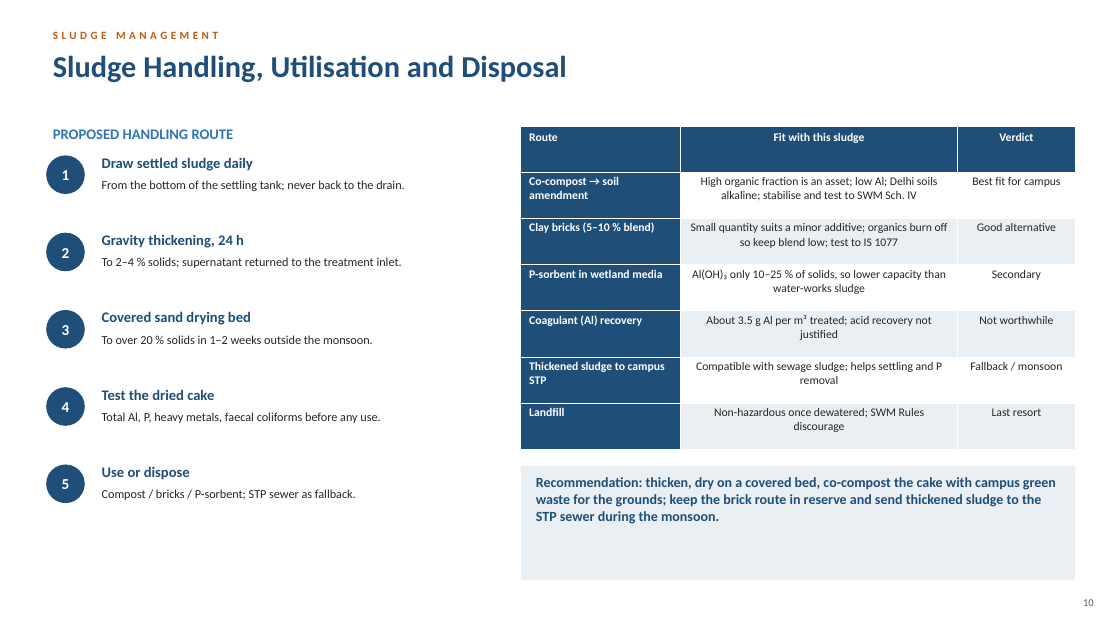
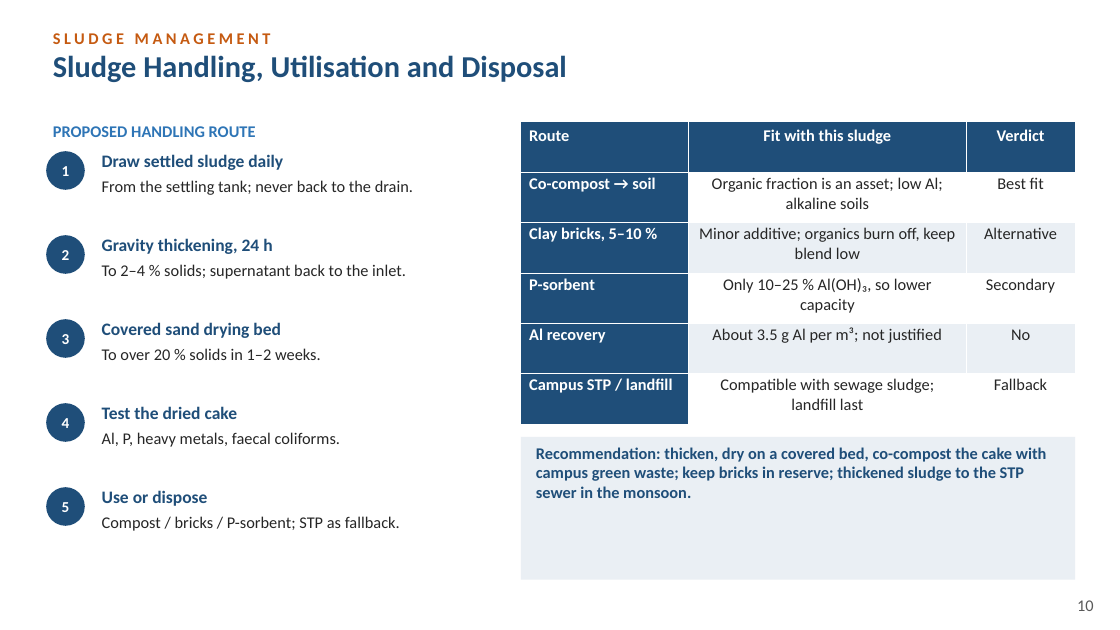
Before and after one commit to vinilverma27-hub/Clinch.ai, a slide deck: slide 10 of docs/btp-report/BTP_Final_Presentation_Kanishka_Saraf_2023CE11023.pptx. Drawn at 1120x630 pixels with LibreOffice and Linux fonts; fonts in the diff are those of the drawing. Boxes give left, top, right and bottom in pixels: in the first picture for what was removed or moved away, otherwise in the second. Text is boxed around its words. In the diff, an @@ line names an element or a change of style, - is before the commit and + after.

```diff
--- a/docs/btp-report/BTP_Final_Presentation_Kanishka_Saraf_2023CE11023.pptx
+++ b/docs/btp-report/BTP_Final_Presentation_Kanishka_Saraf_2023CE11023.pptx
@@ text "SLUDGE MANAGEMENT" at <box>53,33,271,44</box>: size 9.5 to 14 pt @@
@@ text "PROPOSED HANDLING ROUTE" at <box>53,126,256,137</box>: size 12.5 to 14 pt @@
@@ table at <box>521,122,1075,424</box> @@
-row 2: Co-compost → soil amendment | High organic fraction is an asset; low Al; Delhi soils alkaline; stabilise and test to SWM Sch. IV | Best fit for campus
-row 3: Clay bricks (5–10 % blend) | Small quantity suits a minor additive; organics burn off so keep blend low; test to IS 1077 | Good alternative
-row 4: P-sorbent in wetland media | Al(OH)₃ only 10–25 % of solids, so lower capacity than water-works sludge | Secondary
-row 5: Coagulant (Al) recovery | About 3.5 g Al per m³ treated; acid recovery not justified | Not worthwhile
-row 6: Thickened sludge to campus STP | Compatible with sewage sludge; helps settling and P removal | Fallback / monsoon
-row 7: Landfill | Non-hazardous once dewatered; SWM Rules discourage | Last resort
+row 2: Co-compost → soil | Organic fraction is an asset; low Al; alkaline soils | Best fit
+row 3: Clay bricks, 5–10 % | Minor additive; organics burn off, keep blend low | Alternative
+row 4: P-sorbent | Only 10–25 % Al(OH)₃, so lower capacity | Secondary
+row 5: Al recovery | About 3.5 g Al per m³; not justified | No
+row 6: Campus STP / landfill | Compatible with sewage sludge; landfill last | Fallback
@@ table: place and size @@
-table at <box>521,126,1075,450</box>
+table at <box>521,122,1075,424</box>
@@ ellipse "1": place and size @@
-ellipse "1" at <box>46,155,85,194</box>
+ellipse "1" at <box>46,151,85,190</box>
@@ text at <box>102,180,413,195</box>: text changed; size 10.5 to 14 pt @@
-From the bottom of the settling tank; never back to the drain.
+From the settling tank; never back to the drain.
@@ text at <box>102,264,406,279</box>: text changed; size 10.5 to 14 pt @@
-To 2–4 % solids; supernatant returned to the treatment inlet.
+To 2–4 % solids; supernatant back to the inlet.
@@ ellipse "3": place and size @@
-ellipse "3" at <box>46,310,85,349</box>
+ellipse "3" at <box>46,319,85,358</box>
@@ text "Covered sand drying bed": place and size @@
-text "Covered sand drying bed" at <box>102,311,251,325</box>
+text "Covered sand drying bed" at <box>102,322,281,338</box>
@@ text at <box>102,348,321,360</box>: text changed; size 10.5 to 14 pt @@
-To over 20 % solids in 1–2 weeks outside the monsoon.
+To over 20 % solids in 1–2 weeks.
@@ ellipse "4": place and size @@
-ellipse "4" at <box>46,387,85,426</box>
+ellipse "4" at <box>46,403,85,442</box>
@@ text "Test the dried cake": place and size @@
-text "Test the dried cake" at <box>102,389,214,400</box>
+text "Test the dried cake" at <box>102,406,238,419</box>
@@ text at <box>102,432,340,447</box>: text changed; size 10.5 to 14 pt @@
-Total Al, P, heavy metals, faecal coliforms before any use.
+Al, P, heavy metals, faecal coliforms.
@@ rectangle: place and size @@
-rectangle at <box>521,466,1075,580</box>
+rectangle at <box>521,437,1075,580</box>
@@ text at <box>536,447,1047,498</box>: text changed; size 12 to 14 pt @@
-Recommendation: thicken, dry on a covered bed, co-compost the cake with campus green waste for the grounds; keep the brick route in reserve and send thickened sludge to the STP sewer during the monsoon.
+Recommendation: thicken, dry on a covered bed, co-compost the cake with campus green waste; keep bricks in reserve; thickened sludge to the STP sewer in the monsoon.
@@ ellipse "5": place and size @@
-ellipse "5" at <box>46,465,85,503</box>
+ellipse "5" at <box>46,487,85,526</box>
@@ size 12.5 to 15 pt in 5 elements at <box>102,238,272,254</box>, <box>102,154,283,170</box>, <box>102,322,281,338</box>, <box>102,406,238,419</box>, <box>102,490,207,506</box> @@
@@ text "Use or dispose": place and size @@
-text "Use or dispose" at <box>102,466,190,480</box>
+text "Use or dispose" at <box>102,490,207,506</box>
@@ text at <box>102,516,400,531</box>: text changed; size 10.5 to 14 pt @@
-Compost / bricks / P-sorbent; STP sewer as fallback.
+Compost / bricks / P-sorbent; STP as fallback.
@@ text "10" at <box>1077,600,1094,611</box>: size 9 to 14 pt @@
```
Also in this commit, not shown: 11 other slides changed, 2 other files.
